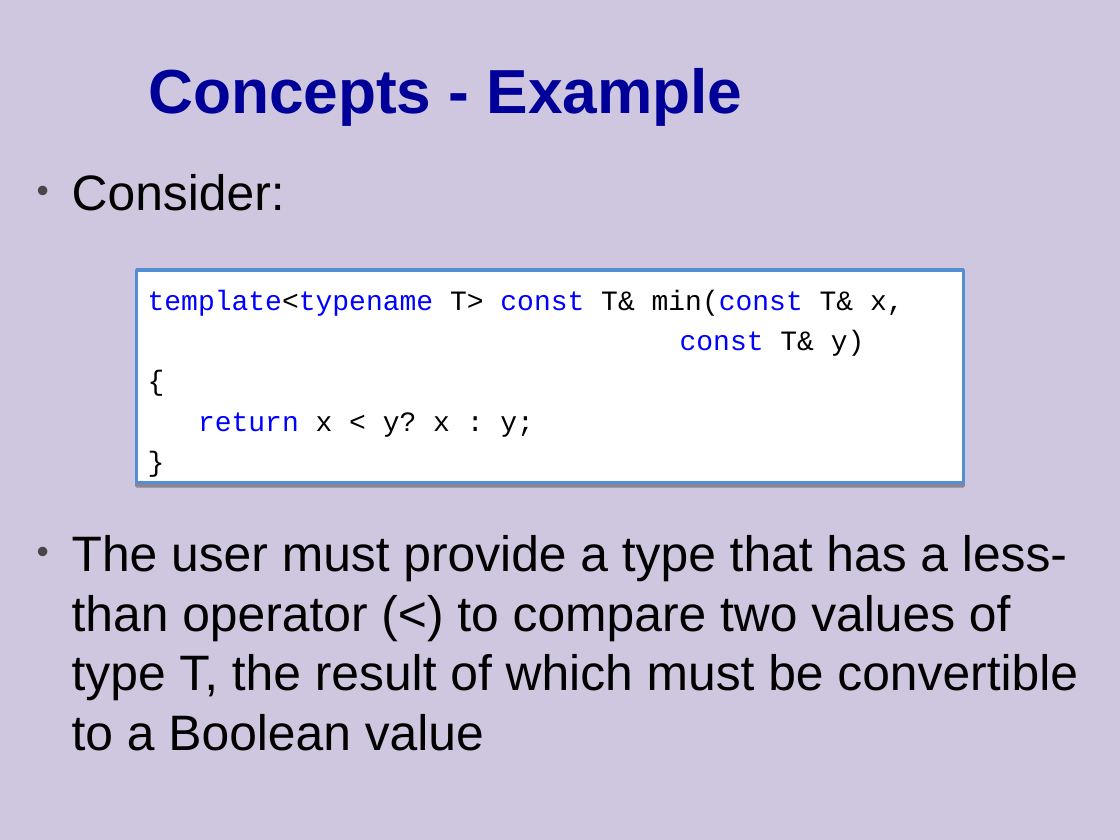
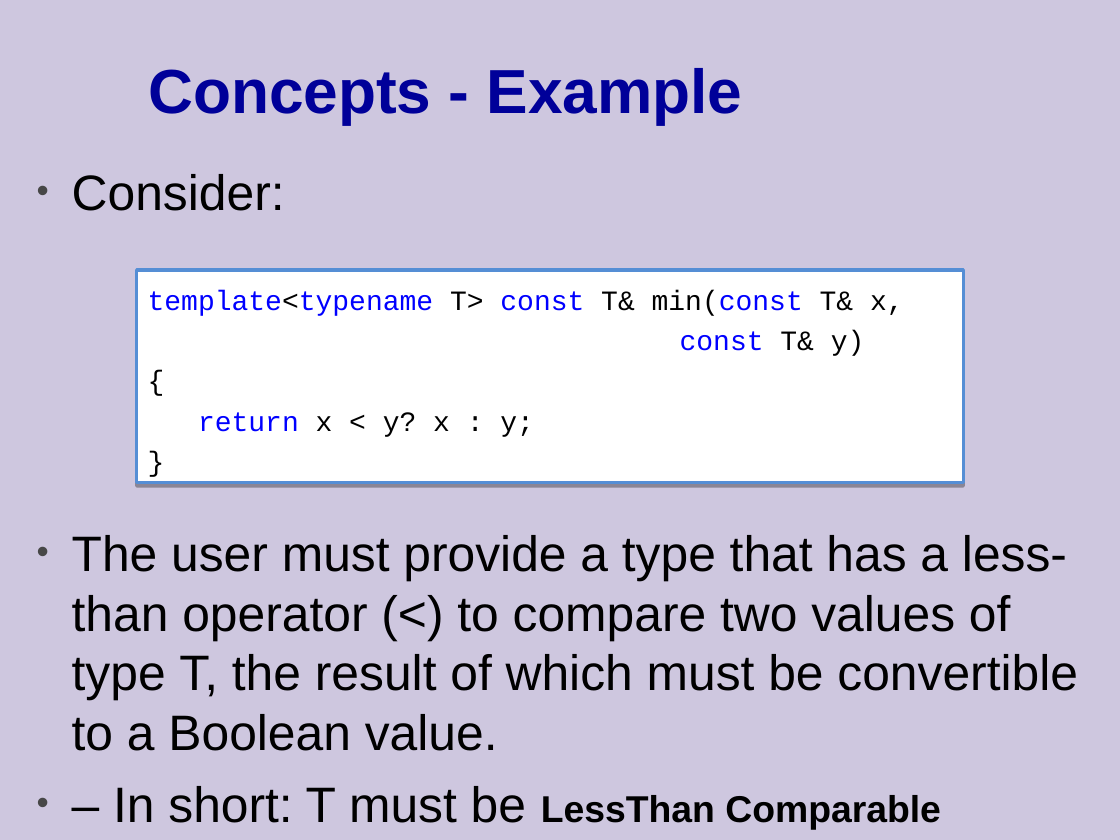
Before and after one commit to cpp-at-ariel/cpp-5779, a slide deck: slide 3 of 10-stl-containers/slides.odp (slide 4 before the commit). Drawn at 1120x840 pixels with LibreOffice and Linux fonts; fonts in the diff are those of the drawing. Boxes give left, top, right and bottom in pixels: in the first picture for what was removed or moved away, otherwise in the second. Text is boxed around its words. In the diff, an @@ line names an element or a change of style, - is before the commit and + after.

```diff
--- a/10-stl-containers/slides.odp
+++ b/10-stl-containers/slides.odp
@@ text at (x1=72, y1=535, x2=1078, y2=830): text changed @@
-• The user must provide a type that has a less-than operator (<) to compare two values of type T, the result of which must be convertible to a Boolean value
+• The user must provide a type that has a less-than operator (<) to compare two values of type T, the result of which must be convertible to a Boolean value.
+• – In short: T must be LessThan Comparable
```
Also in this commit, not shown: 2 other slides changed, 13 slides removed, 2 other files.
